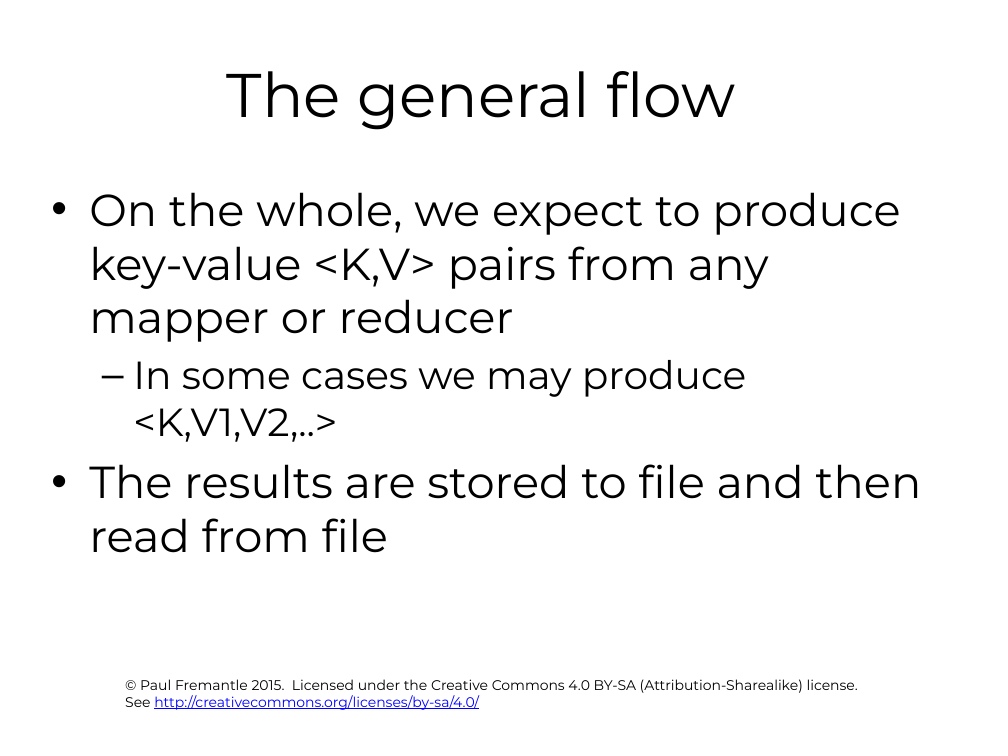
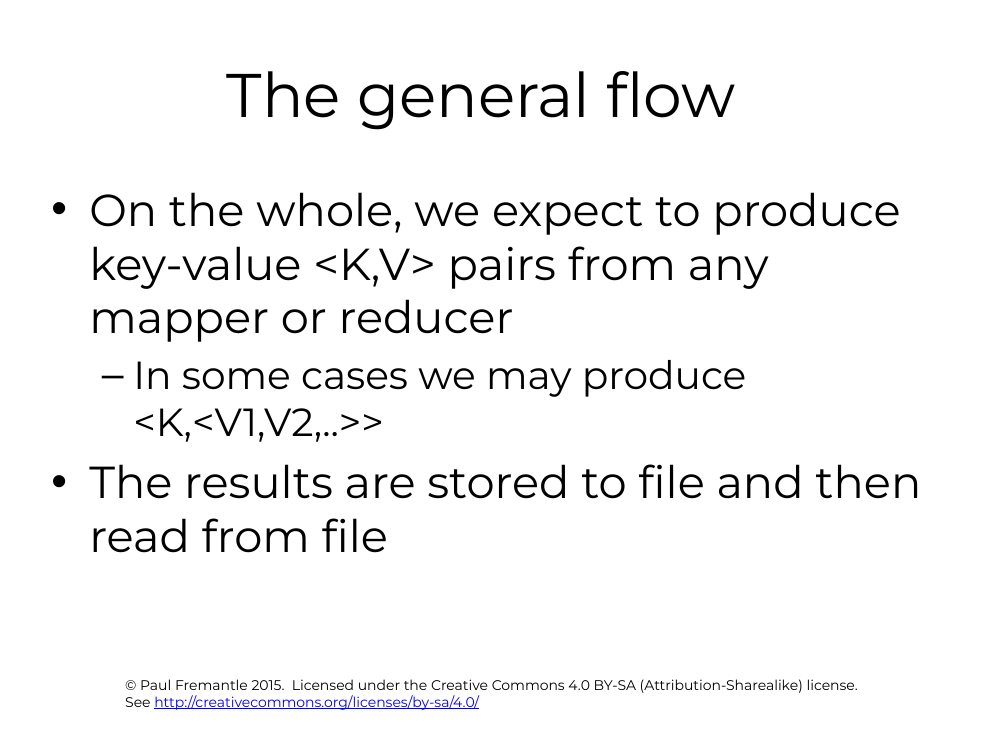
Before and after one commit to pzfreo/ox-clo, a slide deck: slide 20 of pres-source/05-hadoop.pptx (slide 18 before the commit). Drawn at 1008x756 pixels with LibreOffice and Linux fonts; fonts in the diff are those of the drawing; background and template pictures are left out. Boxes give left, top, right and bottom in pixels: in the first picture for what was removed or moved away, otherwise in the second. Text is boxed around its words. In the diff, an @@ line names an element or a change of style, - is before the commit and + after.

```diff
--- a/pres-source/05-hadoop.pptx
+++ b/pres-source/05-hadoop.pptx
@@ text at (x1=133, y1=360, x2=747, y2=442): text changed @@
-  – In some cases we may produce <K,V1,V2,..>
+  – In some cases we may produce <K,<V1,V2,..>>
```
Also in this commit, not shown: 7 other slides changed, 7 slides added, 1 slide removed.
